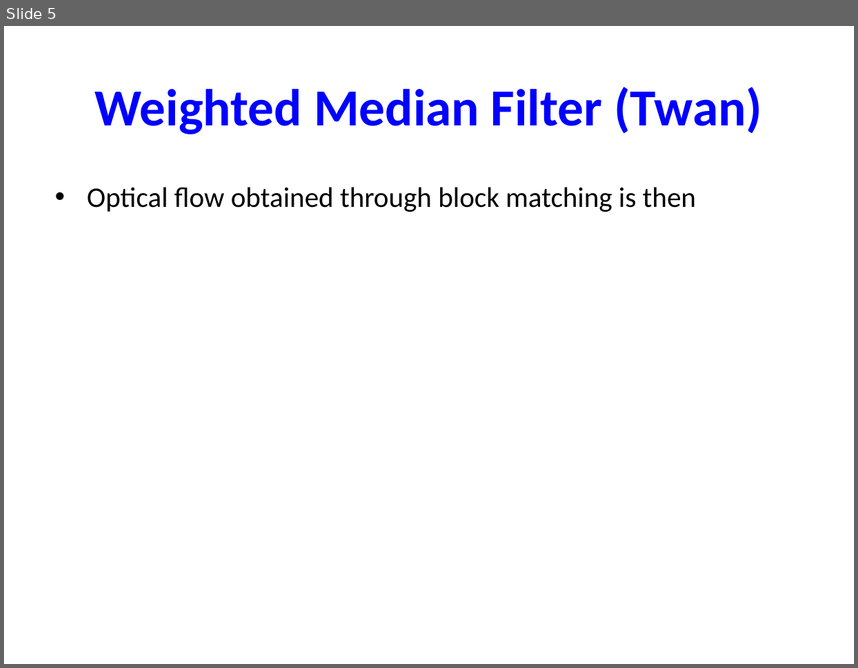
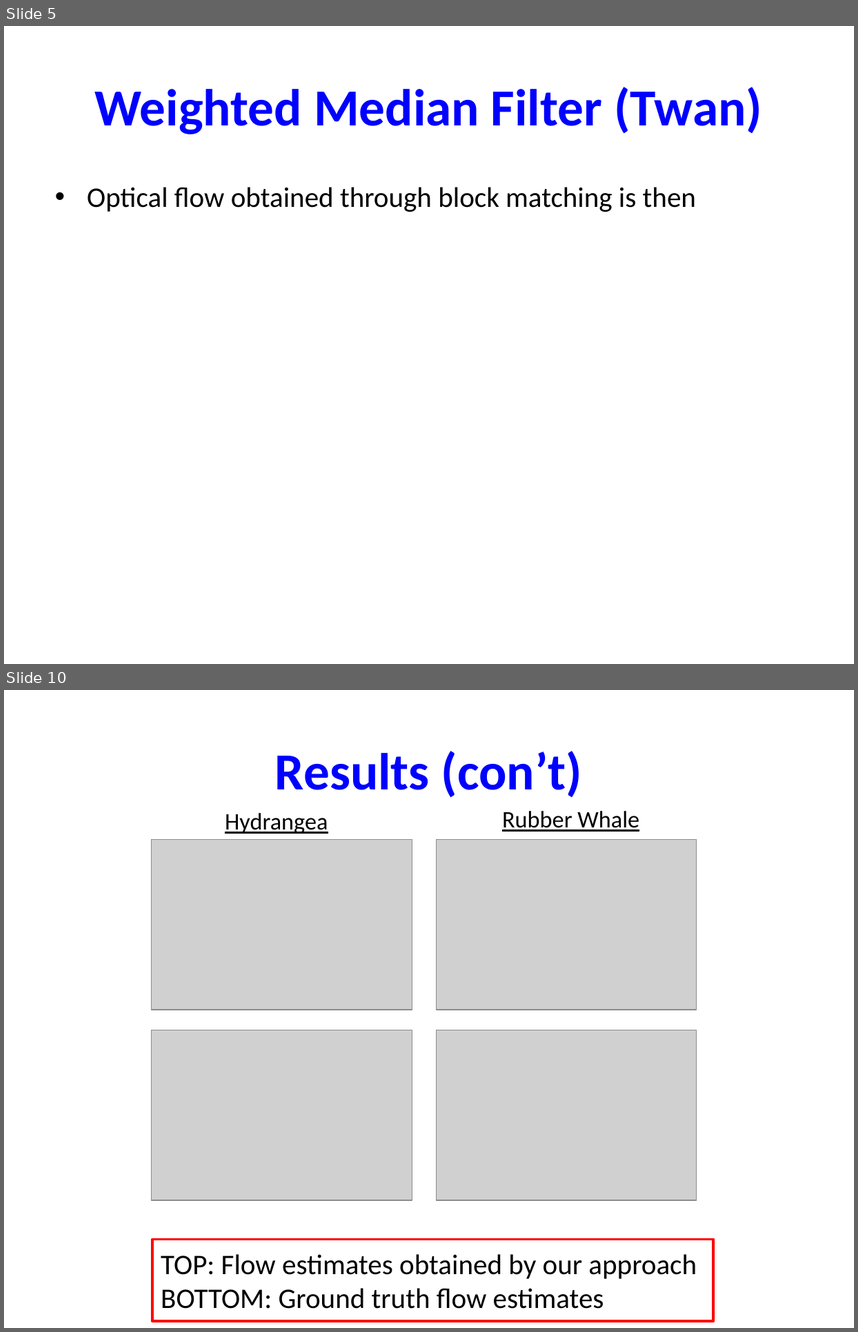
Before and after one commit to tkoolen/6869-project, a slide deck: presentation.pptx. Shown one above the other, each under a label of ours: slide 5 before the commit, slides 5 and 10 after it; the slides between them are not shown. The pictures are 858x668 and 858x1332 pixels, drawn with LibreOffice and Linux fonts; fonts in the diff are those of the drawing; grey boxes stand for pictures. Boxes give left, top, right and bottom in pixels: in the first picture for what was removed or moved away, otherwise in the second. Text is boxed around its words. In the diff, an @@ line names an element or a change of style, - is before the commit and + after.

Commit message:
Updated presentation with new figure and slides. Still need to update EPE in table..

```diff
--- a/presentation.pptx
+++ b/presentation.pptx
@@ slide 10 added at bbox=[4, 690, 854, 1328], background #FFFFFF @@
@@ title added at bbox=[275, 751, 582, 798], 44 pt, text #0000FF, bold @@
+Results (con’t)
@@ text added at bbox=[225, 813, 328, 834], 20 pt, text #000000, underline @@
+Hydrangea
@@ text added at bbox=[502, 811, 639, 831], 20 pt, text #000000, underline @@
+Rubber Whale
@@ picture added at bbox=[152, 840, 413, 1009] @@
@@ picture added at bbox=[436, 840, 697, 1009] @@
@@ picture added at bbox=[152, 1030, 413, 1200] @@
@@ picture added at bbox=[436, 1030, 697, 1200] @@
@@ rectangle added at bbox=[153, 1239, 714, 1321], outline #FF0000 2.25 pt, 24 pt, text #000000 @@
+TOP: Flow estimates obtained by our approach
+BOTTOM: Ground truth flow estimates
```
Also in this commit, not shown: 5 slides changed, 2 other slides added.
